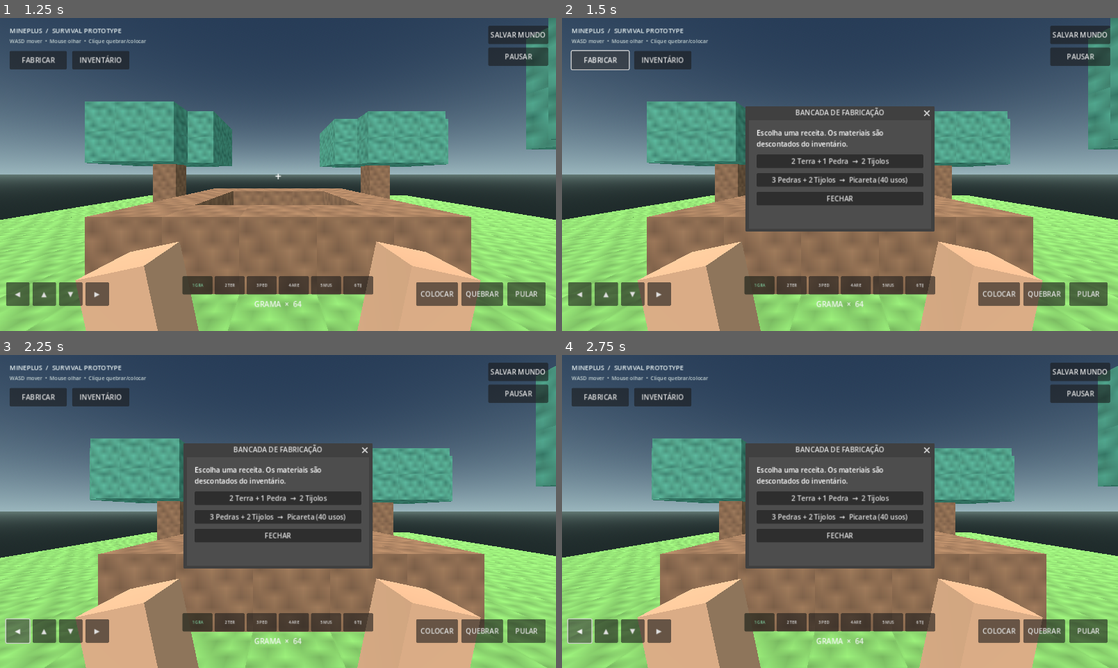
Above: before the commit, frames 1-4 (two rows, left to right).
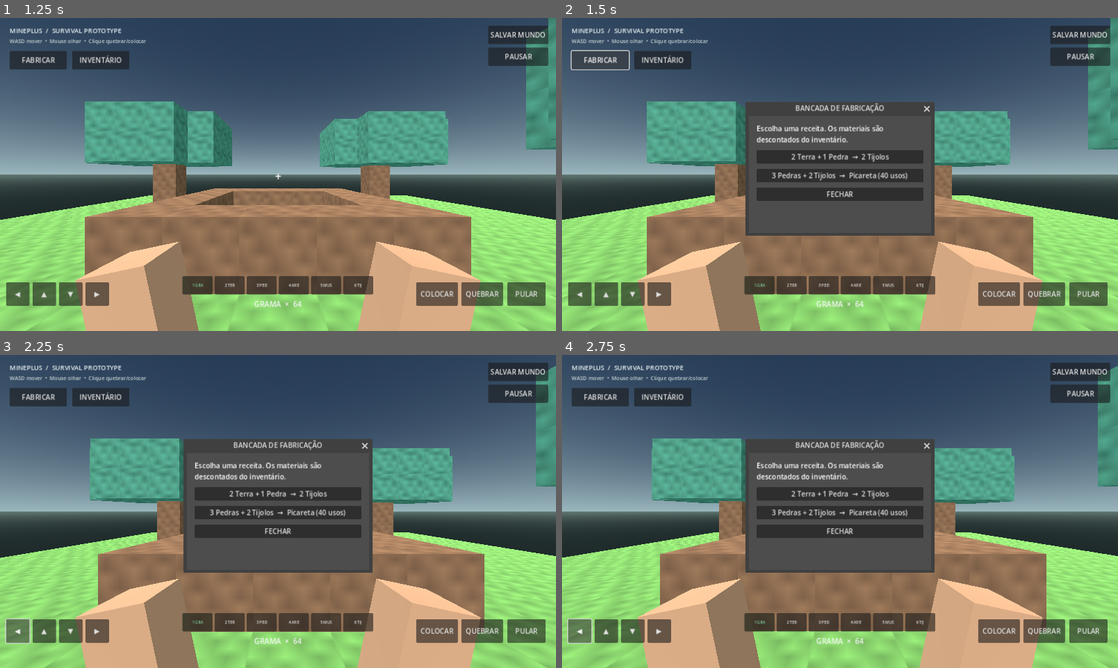
Above: after the commit, the same moments.

Repository: theolauria26-gif/MINEPLUS-PS4
Game: Godot game, scene res://scenes/main_menu.tscn
The game is run twice, just before and just after one commit, with the same random seed, the same clock (stepped at 60 frames per second) and the same inputs.
Inputs:
- Up to frame 1 (1.25 s): click "JOGAR" at 0.5 s
- Up to frame 2 (1.5 s): click "FABRICAR" at 1.25 s
- Up to frame 3 (2.25 s): click "◀" at 2 s
- Up to frame 4 (2.75 s): no input

Frame 1 is identical in both runs. In frame 2, 5.2% of the frame differs, in the area x 33-67%, y 26-70%; in frame 3, 5.2%; in frame 4, 5.2%.

Commit message:
Make crafting window adapt to mobile viewport

Diff:
--- a/scripts/world.gd
+++ b/scripts/world.gd
@@ -515,7 +515,8 @@
 func _show_crafting() -> void:
 	var dialog := Window.new()
 	dialog.title = "BANCADA DE FABRICAÇÃO"
-	dialog.size = Vector2i(420, 250)
+	var viewport_size := get_viewport().get_visible_rect().size
+	dialog.size = Vector2i(int(minf(420.0, viewport_size.x - 24.0)), int(minf(270.0, viewport_size.y - 40.0)))
 	dialog.close_requested.connect(dialog.hide)
 	var margin := MarginContainer.new()
 	margin.set_anchors_and_offsets_preset(Control.PRESET_FULL_RECT)
